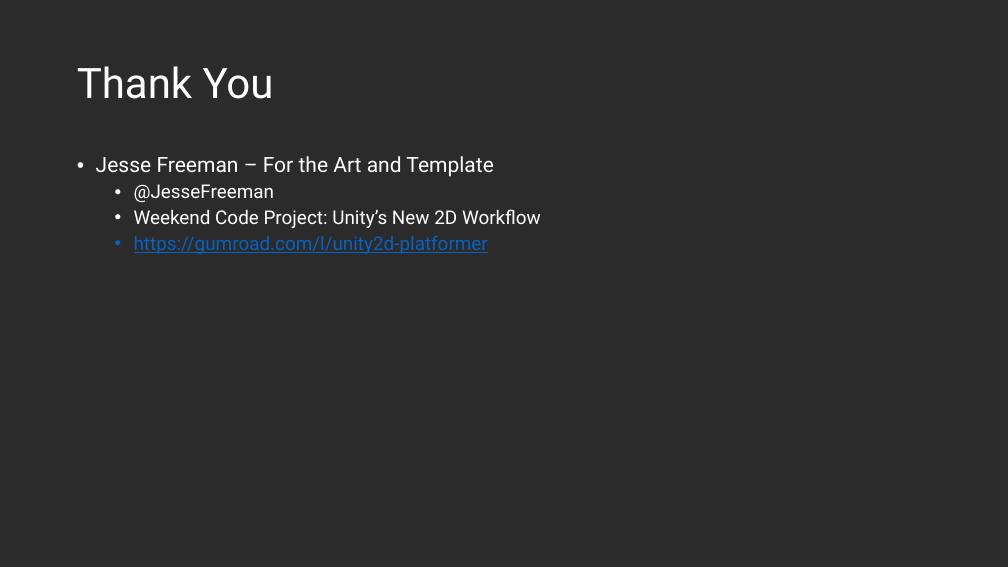
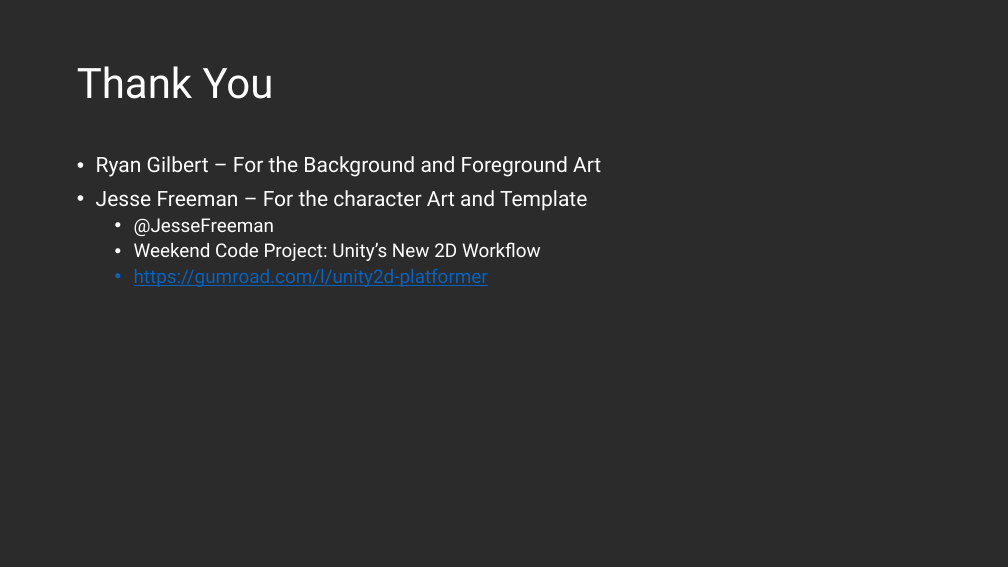
Before and after one commit to Agies/Catbot, a slide deck: slide 3 of Unity 2d Sharp.pptx. Drawn at 1008x567 pixels with LibreOffice and Linux fonts; fonts in the diff are those of the drawing; background and template pictures are left out; a plain dark background stands for a picture behind light text. Boxes give left, top, right and bottom in pixels: in the first picture for what was removed or moved away, otherwise in the second. Text is boxed around its words. In the diff, an @@ line names an element or a change of style, - is before the commit and + after.

```diff
--- a/Unity 2d Sharp.pptx
+++ b/Unity 2d Sharp.pptx
@@ text at (96,156,601,211): text changed @@
-• Jesse Freeman – For the Art and Template
+• Ryan Gilbert – For the Background and Foreground Art
+• Jesse Freeman – For the character Art and Template
```
Also in this commit, not shown: 17 other files.
